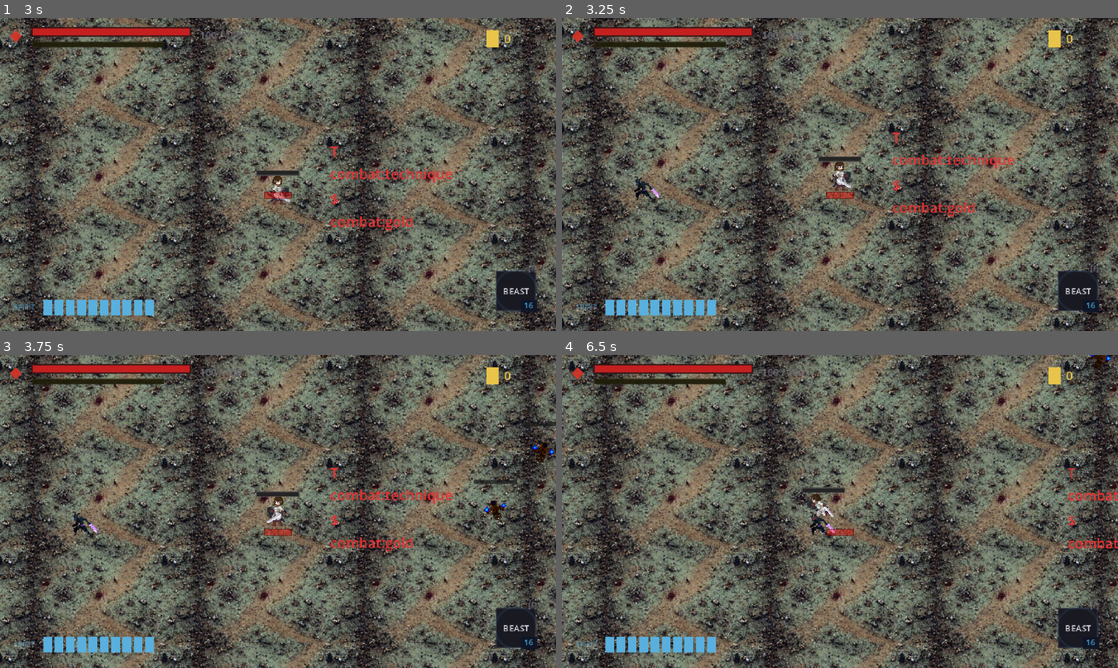
Above: before the commit, frames 1-4 (two rows, left to right).
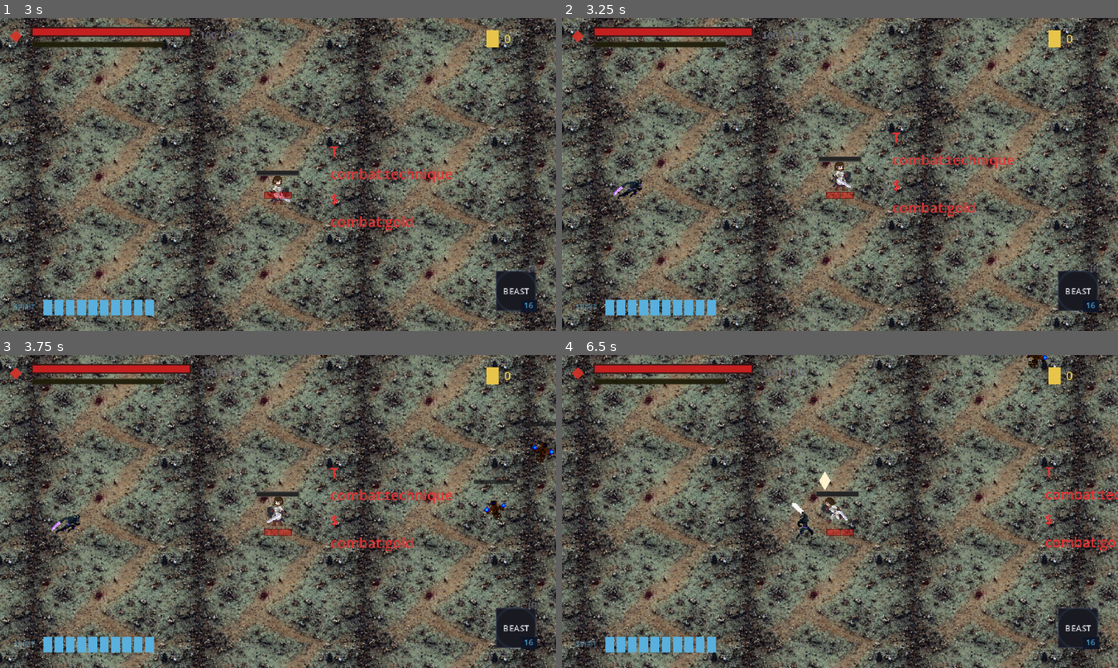
Above: after the commit, the same moments.

Repository: seancl8611/oathbound
Game: Godot game, scene res://TitleScreen/menu.tscn
Same seed, same stepped clock (60 frames per second), same inputs: the game is played once before the commit and once after it. Sound files missing from this copy of the repository are replaced by a short silence.
Inputs (mouse positions are in pixels of both pictures, inside the frame that each line leads up to):
- Up to frame 1 (3 s): click "New Game" at 0.5 s; click "Slot 1 • 0h 00m First Attempt…" at 1.25 s; click "Cancel" at 2 s; click "Slot 2 Empty" at 2.75 s
- Up to frame 2 (3.25 s): no input
- Up to frame 3 (3.75 s): tap Enter (ui_accept) at 3.5 s; move the mouse to (250, 574) at 3.52 s; press the mouse at (250, 574) at 3.53 s; hold W (up) from 3.53 s (still down)
- Up to frame 4 (6.5 s): tap Enter (ui_accept) at 3.77, 4.52, 6.02 s; move the mouse to (1006, 558) at 4.27 s; release the mouse at (1006, 558) at 4.28 s; tap Space (dash) at 4.35 s; move the mouse to (673, 464) at 5.02 s; release W (up) at 5.03 s; hold A (left) from 5.03 s (still down); tap E (execute_finisher) at 5.1 s; move the mouse to (867, 511) at 5.77 s; right-click (867, 511) at 5.85 s; click (867, 511) at 5.92 s

Frame 1 is identical in both runs. In frame 2, 0.2% of the frame differs, in the area x 9-18%, y 50-59%; in frame 3, 0.2%; in frame 4, 66%, in the area x 0-100%, y 0-100%.
Error before the commit: Parse Error: Assigned value for constant "GUARD_CUE_POINTS" isn't a constant expression. (res://Regions/Hushiro/Enemies/Standard/CorruptedSwordsmanStability.gd…

Commit message:
fix: build guard cue points at runtime

Diff:
--- a/game/oathbound/Regions/Hushiro/Enemies/Standard/CorruptedSwordsmanStability.gd
+++ b/game/oathbound/Regions/Hushiro/Enemies/Standard/CorruptedSwordsmanStability.gd
@@ -9,14 +9,6 @@
 const HEAVY_HIT_STUN := 0.30
 const POST_HIT_BREATHING_ROOM := 0.24
 const GUARD_CUE_COLOR := Color(0.86, 0.94, 1.0, 0.95)
-const GUARD_CUE_POINTS := PackedVector2Array([
-	Vector2(-6.0, -5.0),
-	Vector2(-6.0, 1.0),
-	Vector2(0.0, 7.0),
-	Vector2(6.0, 1.0),
-	Vector2(6.0, -5.0),
-	Vector2(-6.0, -5.0),
-])
 
 var _guard_cue: Line2D = null
 
@@ -94,7 +86,14 @@
 	_guard_cue.name = "GuardCue"
 	_guard_cue.width = 2.0
 	_guard_cue.default_color = GUARD_CUE_COLOR
-	_guard_cue.points = GUARD_CUE_POINTS
+	_guard_cue.points = PackedVector2Array([
+		Vector2(-6.0, -5.0),
+		Vector2(-6.0, 1.0),
+		Vector2(0.0, 7.0),
+		Vector2(6.0, 1.0),
+		Vector2(6.0, -5.0),
+		Vector2(-6.0, -5.0),
+	])
 	_guard_cue.position = Vector2(0.0, -28.0)
 	_guard_cue.z_index = 125
 	_guard_cue.visible = false
